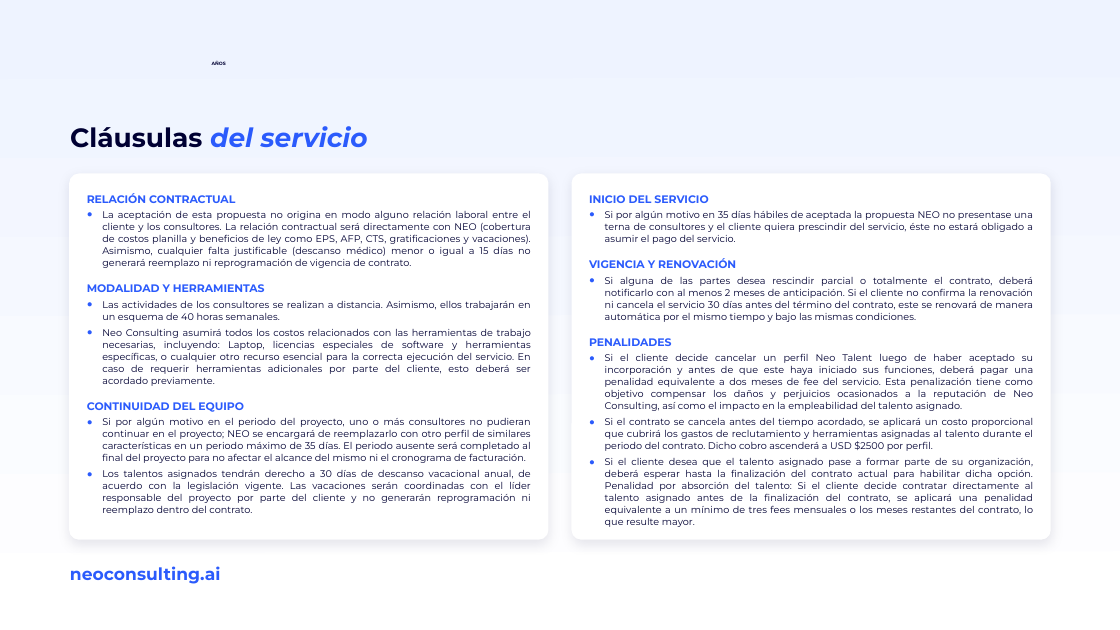
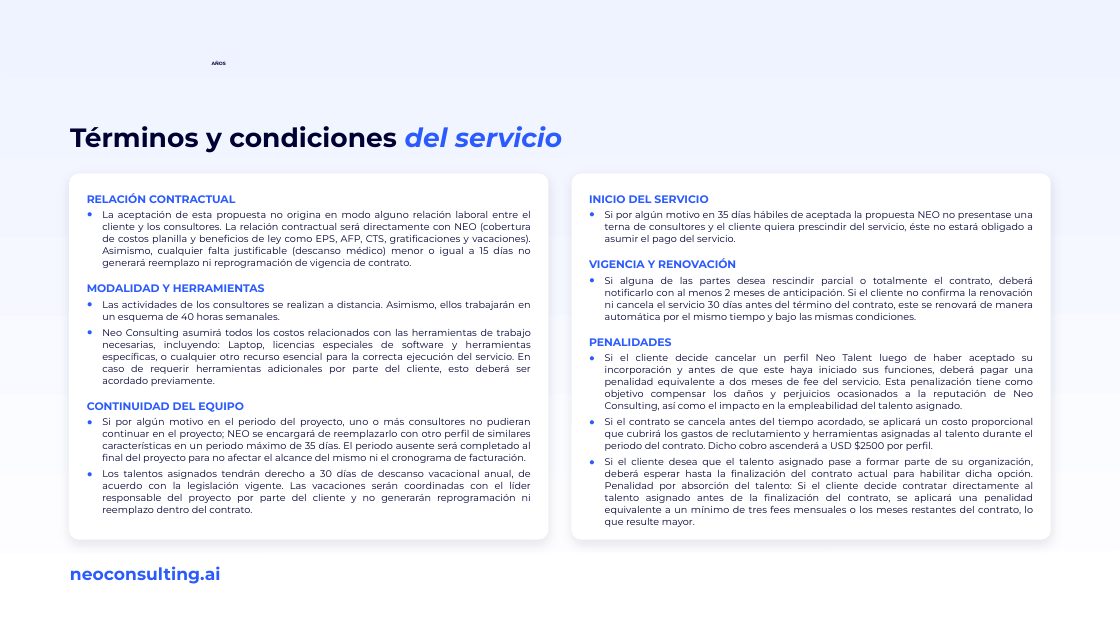
Before and after one commit to miguelchumacero/plantilla-base-deck, a slide deck: slide 15 of plantilla-base-neo-talents.pptx. Drawn at 1120x630 pixels with LibreOffice and Linux fonts; fonts in the diff are those of the drawing; background and template pictures are left out. Boxes give left, top, right and bottom in pixels: in the first picture for what was removed or moved away, otherwise in the second. Text is boxed around its words. In the diff, an @@ line names an element or a change of style, - is before the commit and + after.

```diff
--- a/plantilla-base-neo-talents.pptx
+++ b/plantilla-base-neo-talents.pptx
@@ text at (x1=70, y1=126, x2=562, y2=153): text changed; text colour #2B5BFC to #000033; italic off @@
-Cláusulas del servicio
+Términos y condiciones del servicio
```
Also in this commit, not shown: 5 other slides changed, 1 slide added, 1 slide removed.
